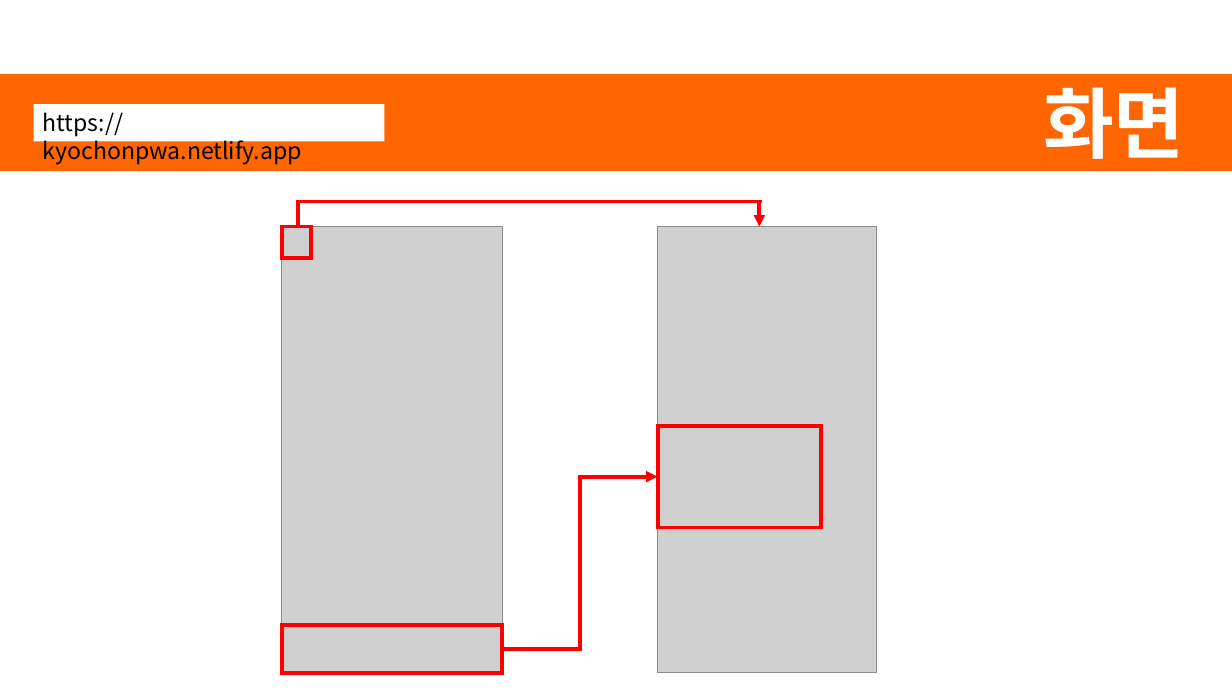
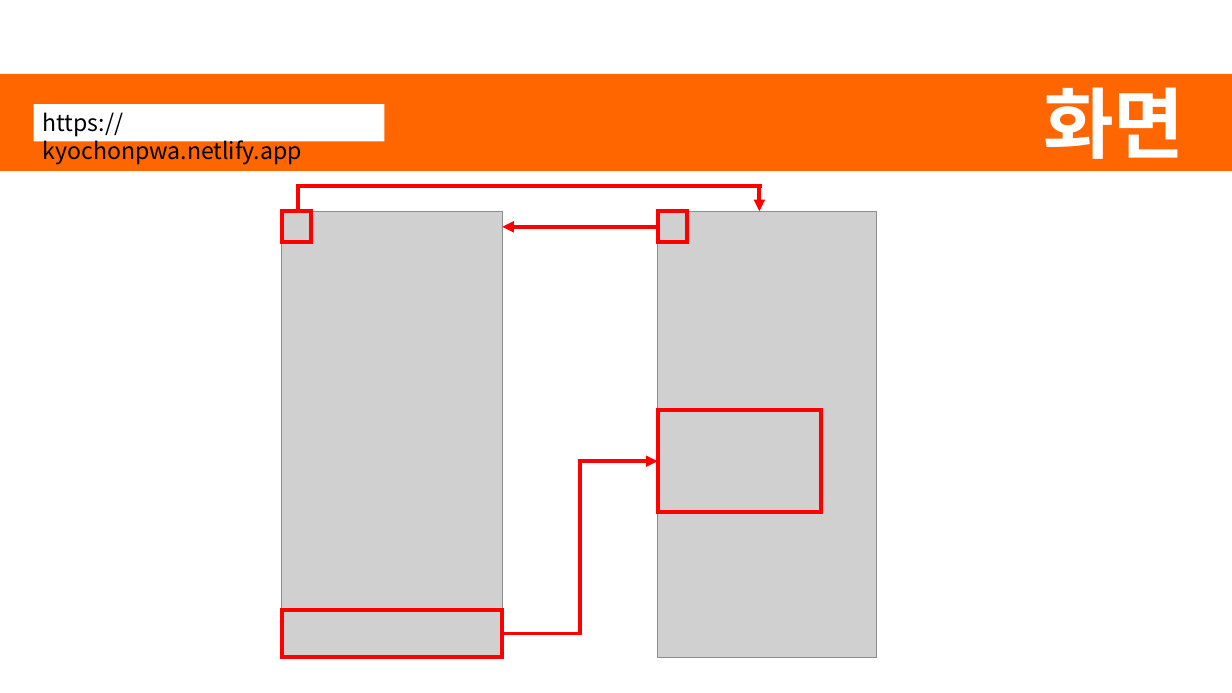
Before and after one commit to SWCheol/kyochon, a slide deck: slide 6 of kyochon.pptx (slide 8 before the commit). Drawn at 1232x693 pixels with LibreOffice and Linux fonts; fonts in the diff are those of the drawing; grey boxes stand for pictures. Boxes give left, top, right and bottom in pixels: in the first picture for what was removed or moved away, otherwise in the second. Text is boxed around its words. In the diff, an @@ line names an element or a change of style, - is before the commit and + after.

```diff
--- a/kyochon.pptx
+++ b/kyochon.pptx
@@ arrow added from (658, 226) to (503, 226), #FF0000 3 pt @@
@@ rectangle added at [658,212,687,243], outline #FF0000 3 pt @@
@@ 3 rectangles, 2 pictures, 2 lines, 1 arrow, 1 elbow arrow: place and size @@
-3 rectangles, 2 pictures, 2 lines, 1 arrow, 1 elbow arrow at [282,201,877,673]
+3 rectangles, 2 pictures, 2 lines, 1 arrow, 1 elbow arrow at [282,187,877,658]
```
Also in this commit, not shown: 5 other slides changed, 5 slides added, 3 slides removed, 2 other files.
